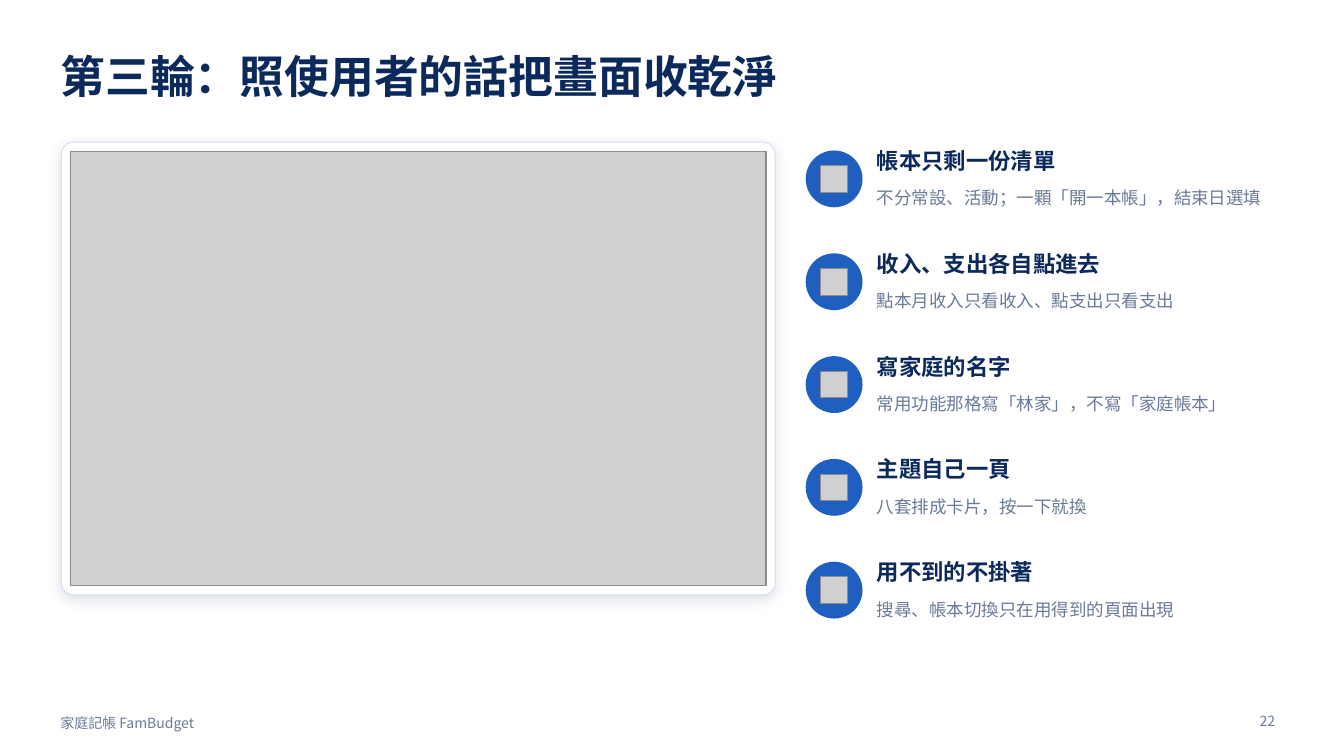
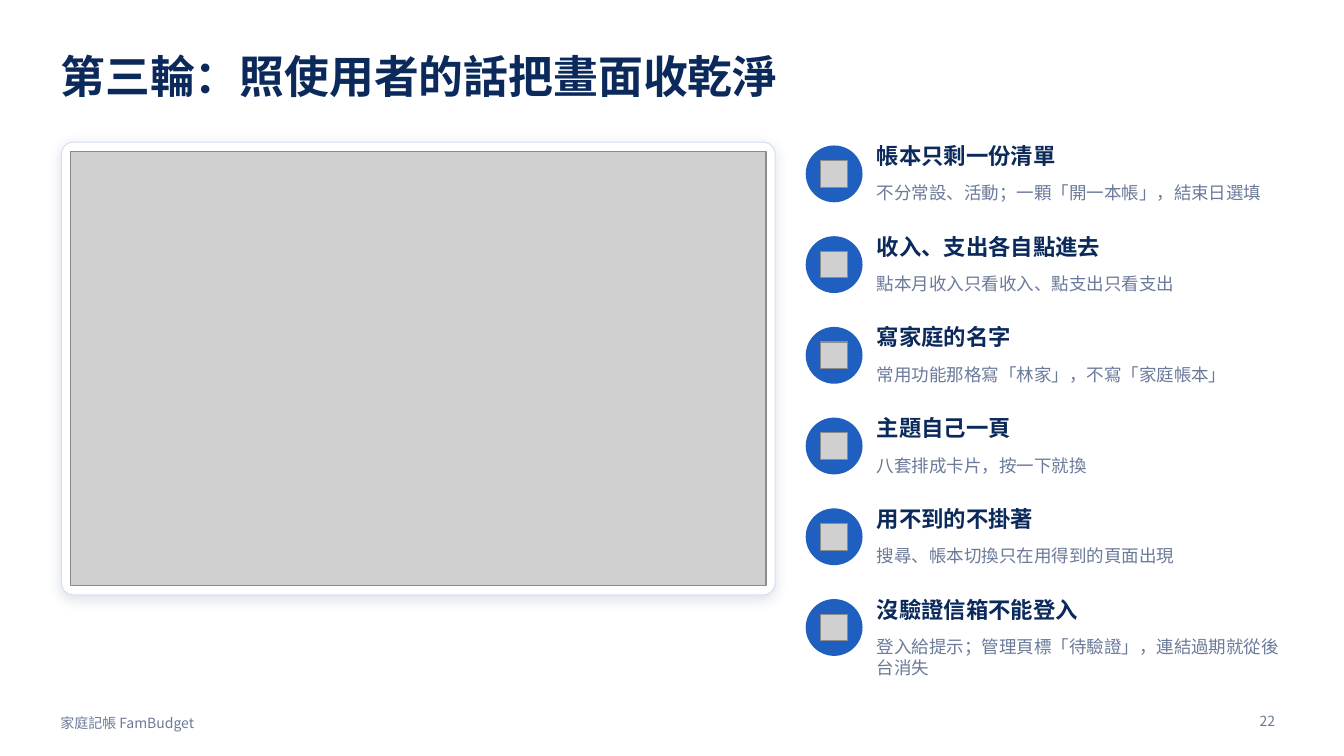
Before and after one commit to cbes502034/final_project, a slide deck: slide 22 of report/家庭記帳_期末報告.pptx. Drawn at 1344x756 pixels with LibreOffice and Linux fonts; fonts in the diff are those of the drawing; grey boxes stand for pictures. Boxes give left, top, right and bottom in pixels: in the first picture for what was removed or moved away, otherwise in the second. Text is boxed around its words. In the diff, an @@ line names an element or a change of style, - is before the commit and + after.

Commit message:
簡報補信箱驗證：第三輪那頁加「沒驗證信箱不能登入、管理頁標待驗證」

```diff
--- a/report/家庭記帳_期末報告.pptx
+++ b/report/家庭記帳_期末報告.pptx
@@ 2 texts, 1 picture, 1 ellipse: place and size @@
-2 texts, 1 picture, 1 ellipse at bbox=[807, 150, 1261, 207]
+2 texts, 1 picture, 1 ellipse at bbox=[807, 145, 1261, 202]
@@ 2 texts, 1 picture, 1 ellipse: place and size @@
-2 texts, 1 picture, 1 ellipse at bbox=[807, 253, 1174, 310]
+2 texts, 1 picture, 1 ellipse at bbox=[807, 236, 1174, 292]
@@ 2 texts, 1 picture, 1 ellipse: place and size @@
-2 texts, 1 picture, 1 ellipse at bbox=[807, 355, 1227, 412]
+2 texts, 1 picture, 1 ellipse at bbox=[807, 325, 1227, 383]
@@ 2 texts, 1 picture, 1 ellipse: place and size @@
-2 texts, 1 picture, 1 ellipse at bbox=[807, 458, 1087, 515]
+2 texts, 1 picture, 1 ellipse at bbox=[807, 417, 1087, 474]
@@ 2 texts, 1 picture, 1 ellipse: place and size @@
-2 texts, 1 picture, 1 ellipse at bbox=[807, 561, 1174, 618]
+2 texts, 1 picture, 1 ellipse at bbox=[807, 508, 1174, 565]
@@ text added at bbox=[877, 599, 1078, 620], 16 pt, text #0B2A5B, bold @@
+沒驗證信箱不能登入
@@ ellipse added at bbox=[807, 600, 862, 655], fill #1F5FBF, outline #1F5FBF 1 pt @@
@@ picture added at bbox=[821, 614, 847, 640] @@
@@ text added at bbox=[877, 638, 1279, 676], 12.5 pt, text #6B7A99 @@
+登入給提示；管理頁標「待驗證」，連結過期就從後台消失
```
